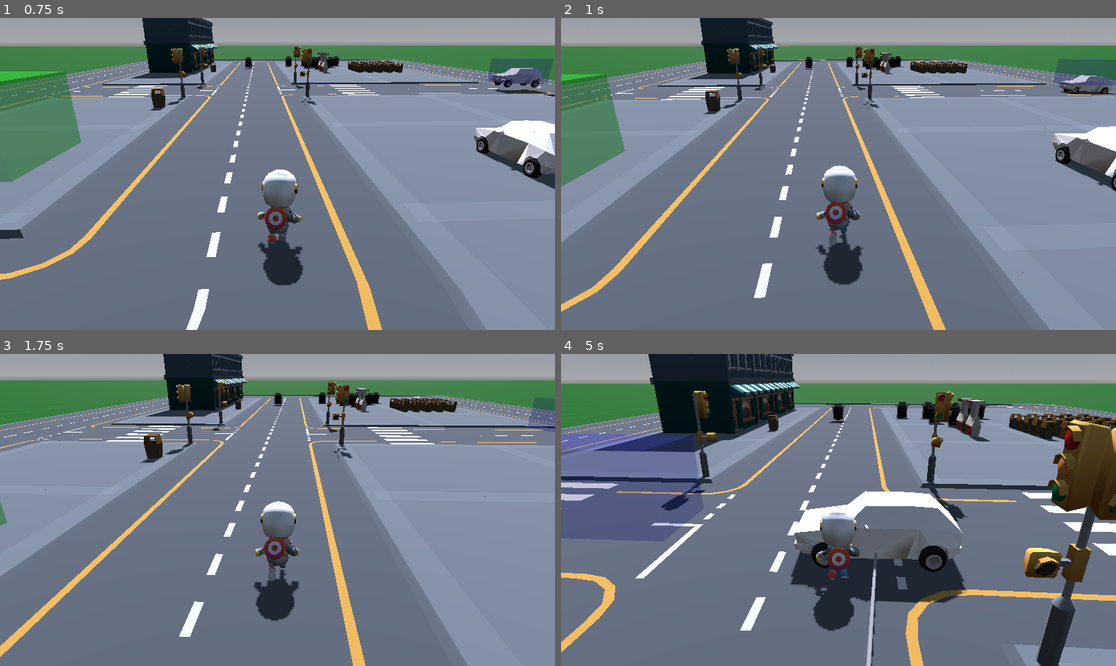
Above: before the commit, frames 1-4 (two rows, left to right).
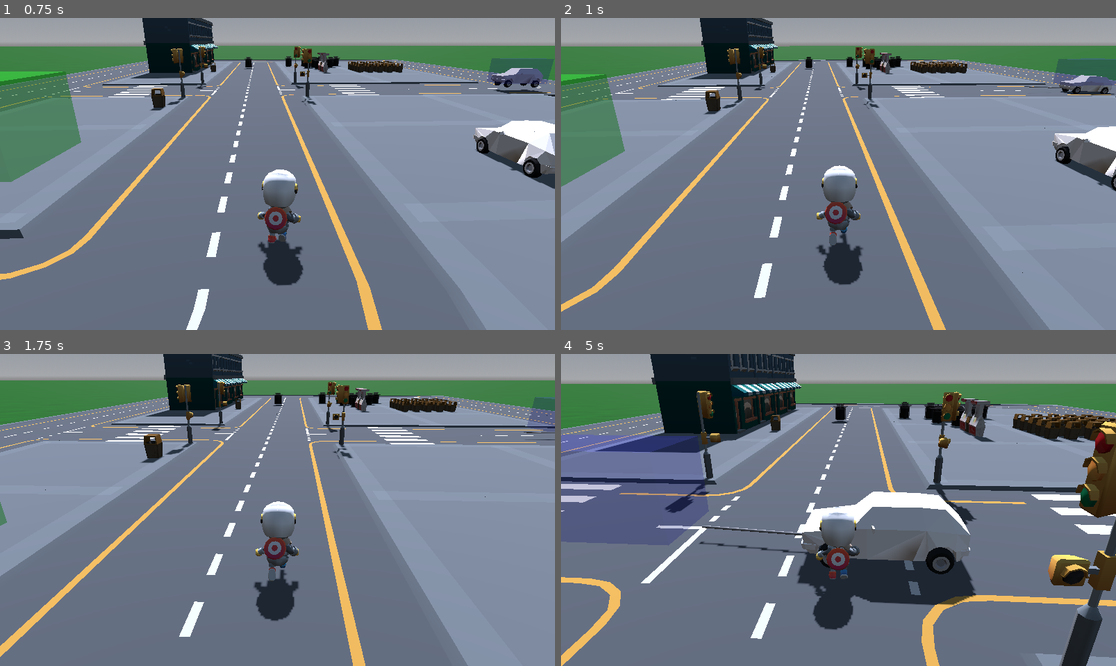
Above: after the commit, the same moments.

Repository: leems-dreems/car-driver
Game: Godot game, scene res://maps/KayKitCity/kay_kit_city.tscn
The game is run twice, just before and just after one commit, with the same random seed, the same clock (stepped at 60 frames per second) and the same inputs.
Inputs (mouse positions are in pixels of both pictures, inside the frame that each line leads up to):
- Up to frame 1 (0.75 s): move the mouse to (305, 174) at 0.52 s; hold W (Accelerate) from 0.53 s (still down)
- Up to frame 2 (1 s): keep holding W (Accelerate)
- Up to frame 3 (1.75 s): keep holding W (Accelerate); move the mouse to (249, 510) at 1.27 s
- Up to frame 4 (5 s): keep holding W (Accelerate); move the mouse to (849, 503) at 2.02 s; move the mouse to (832, 516) at 2.77 s; move the mouse to (877, 513) at 3.52 s; move the mouse to (794, 506) at 4.27 s

Frame 1 is identical in both runs. In frame 2, less than 0.1% of the frame differs, in the area x 83-96%, y 21-25%; in frame 3, less than 0.1%; in frame 4, 20%, in the area x 0-100%, y 0-100%.

Commit message:
Fix visual indicator of car's interest direction
The line that points out from an AI traffic car to show which direction it wants to go in wasn't being positioned and rotated correctly, it should work better now.

Diff:
--- a/scripts/driveable_vehicle.gd
+++ b/scripts/driveable_vehicle.gd
@@ -61,7 +61,7 @@
     for i: int in steering_ray_count:
       var _new_raycast := RayCast3D.new()
       _new_raycast.add_to_group(steering_ray_group)
-      _new_raycast.position = Vector3(0, 2, 0)
+      _new_raycast.position = Vector3(0, 0, 0)
       for _mask_value in steering_ray_collision_masks:
         _new_raycast.set_collision_mask_value(_mask_value, true)
       var _angle := (i * (2 * PI)) / steering_ray_count
@@ -92,12 +92,14 @@
   return
 
 ## Calculate the amount of interest in each direction
-func set_interest_vectors(_path_vector: Vector3) -> void:
-  _path_vector = _path_vector.normalized()
+func set_interest_vectors(_target_global_position: Vector3) -> void:
+  var _target_position := to_local(_target_global_position)
+  _target_position.y = 0
+  _target_position = _target_position.normalized()
   interest_vectors = []
   for _raycast in steering_raycasts:
     # The dot product of two aligned vectors is 1, and for two perpendicular vectors it’s 0
-    var _interest_amount := _raycast.target_position.normalized().dot(_path_vector)
+    var _interest_amount := _raycast.target_position.normalized().dot(_target_position)
     _interest_amount = maxf(0, _interest_amount)
     var _danger_amount := 0.0
     if _raycast.is_colliding():
@@ -111,15 +113,15 @@
   var _summed_interest_vector := Vector3.ZERO
   for _interest_vector in interest_vectors:
     _summed_interest_vector += _interest_vector
-  summed_interest_vector = _summed_interest_vector.reflect(Vector3.FORWARD)
+  summed_interest_vector = _summed_interest_vector
 
-  interest_direction_mesh.position = (_summed_interest_vector / 2)
-  print(_summed_interest_vector)
-  interest_direction_mesh.rotation.y = Vector3.FORWARD.signed_angle_to(_summed_interest_vector, Vector3.UP)
-  interest_direction_mesh.mesh.height = _summed_interest_vector.length()
+  interest_direction_mesh.position = (summed_interest_vector / 2)
+#  print(summed_interest_vector)
+  interest_direction_mesh.rotation.y = get_interest_vector_y_difference()
+  interest_direction_mesh.mesh.height = summed_interest_vector.length()
 
   return
 
 ## Get the angle difference on the Y axis between the car's rotation and the interest vector
 func get_interest_vector_y_difference() -> float:
-  return transform.looking_at(to_global(summed_interest_vector)).basis.rotated(Vector3.UP, PI).get_euler().y
+  return Vector3.FORWARD.signed_angle_to(summed_interest_vector, Vector3.UP)
--- a/traffic/traffic_path.gd
+++ b/traffic/traffic_path.gd
@@ -29,17 +29,15 @@
         var closest_offset := curve.get_closest_offset(follower.vehicle.position)
         var speed := follower.vehicle.linear_velocity.length()
         # Get the Y axis rotation of the nearest position on the path
-        follower.progress = closest_offset + (speed * 1.0)
-        var closest_path_transform := Transform3D(follower.transform)
+        follower.progress = closest_offset + speed
         var closest_path_rotation_y: float = follower.rotation.y
         var target_speed := road_speed
         # If we are far from the path, aim towards nearby path point
         var _closest_position := curve.get_closest_point(follower.vehicle.position)
-        if _closest_position.distance_to(follower.vehicle.position) > path_distance_limit:
-          follower.vehicle.set_interest_vectors(follower.vehicle.transform.looking_at(closest_path_transform.origin).basis.z)
-        else:
-          # Get interest vector using position of path follower
-          follower.vehicle.set_interest_vectors(closest_path_transform.basis.z)
+        if _closest_position.distance_to(follower.vehicle.position) < path_distance_limit:
+          # Move TrafficPathFollower forward a bit, then aim for it
+          follower.progress += follower.progress + speed
+        follower.vehicle.set_interest_vectors(follower.global_transform.origin)
         follower.vehicle.set_summed_interest_vector()
         var _interest_vector := follower.vehicle.summed_interest_vector
         var _interest_strength := clampf(_interest_vector.length() / follower.vehicle.steering_ray_distance, 0.0, 1.0)
@@ -60,9 +58,9 @@
         # Steer to match the rotation of the nearest path position
         var turning_angle := follower.vehicle.get_interest_vector_y_difference()
         if turning_angle > PI / 128:
-          follower.vehicle.steering_input = clampf(-turning_angle, -1.0, -0.1)
+          follower.vehicle.steering_input = clampf(turning_angle, 0.1, 1.0)
         elif turning_angle < -PI / 128:
-          follower.vehicle.steering_input = clampf(-turning_angle, 0.1, 1.0)
+          follower.vehicle.steering_input = clampf(turning_angle, -1.0, -0.1)
         else:
           follower.vehicle.steering_input = 0.0
       else:
